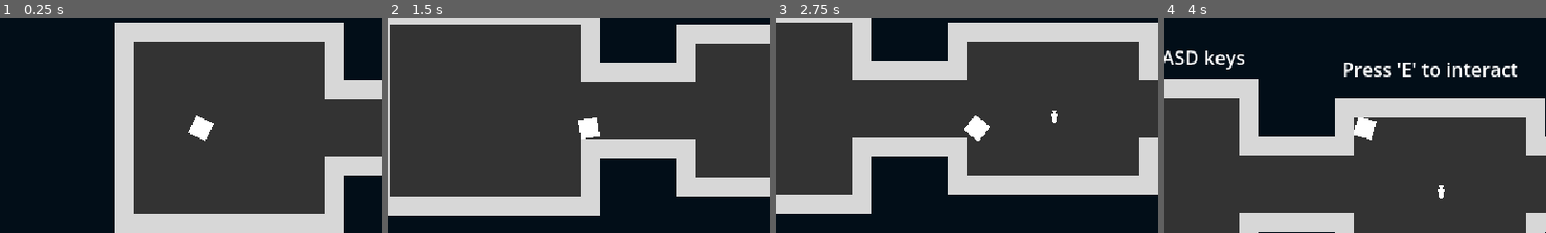
Above: before the commit, frames 1-4 (left to right).
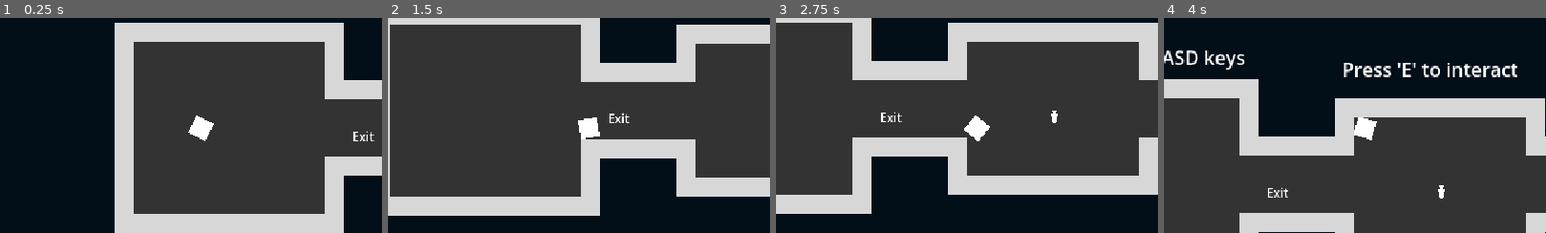
Above: after the commit, the same moments.

Repository: zMenta/Cubesh
Game: Godot game, scene res://main/main.tscn
Two runs of this game, one before a commit and one after it. Both use one fixed random seed, a clock stepped at 60 frames per second and the inputs below.
Inputs (mouse positions are % of the whole screen's width and height, from its top left):
- Up to frame 1 (0.25 s): no input
- Up to frame 2 (1.5 s): tap E (interact) at 0.5, 1.25 s; move the mouse to (72, 45) at 0.52 s; hold D (right) 0.53-1.28 s; click (72, 45) at 0.6 s; move the mouse to (30, 55) at 1.27 s; hold S (down) from 1.28 s (still down); tap Space (dodge) at 1.35 s
- Up to frame 3 (2.75 s): tap E (interact) at 2, 2.1 s; move the mouse to (60, 28) at 2.02 s; release S (down) at 2.03 s; hold D (right) from 2.03 s (still down)
- Up to frame 4 (4 s): tap E (interact) at 2.75, 3.5 s; move the mouse to (45, 70) at 2.77 s; release D (right) at 2.78 s; hold W (up) 2.78-3.53 s; click (45, 70) at 2.85 s; move the mouse to (80, 65) at 3.52 s; hold A (left) from 3.53 s (still down); tap Space (dodge) at 3.6 s
The pictures show only the part of the screen within x 24-74%, y 24-74%; the shares and areas given below are measured in that part.

The runs differ from the first frame. In frame 1, 0.1% of the frame differs, in the area x 92-98%, y 52-58%; in frame 2, 0.1%; in frame 3, 0.1%; in frame 4, 0.1%, in the area x 27-33%, y 78-84%.

Commit message:
created portal_spawner

Diff:
--- a/common/autoloads/gamestate.gd
+++ b/common/autoloads/gamestate.gd
@@ -9,3 +9,4 @@
 signal health_changed(new_value: int)
 signal stamina_changed(new_value: int)
 signal create_annoucement(text: String)
+signal spawn_teleporter()
--- a/main/main.tscn
+++ b/main/main.tscn
@@ -16,6 +16,7 @@
 [node name="Map" type="Node2D" parent="."]
 
 [node name="Map1_1" parent="Map" instance=ExtResource("4_pw1q7")]
+layer_3/tile_data = PackedInt32Array(917505, 1, 131072, 589837, 1, 131072, 131050, 1, 131072, 131009, 1, 65536, 458753, 1, 131072, 1245197, 1, 131072, 1966098, 1, 327680, 131017, 1, 327680)
 
 [node name="Player" parent="." instance=ExtResource("1_khuke")]
 
--- a/maps/map_1_1.tscn
+++ b/maps/map_1_1.tscn
@@ -7,7 +7,7 @@
 layer_0/tile_data = PackedInt32Array(65528, 0, 0, 65529, 0, 0, 65530, 0, 0, 65531, 0, 0, 65532, 0, 0, 65533, 0, 0, -3,  …(4639 unchanged characters)…
 layer_1/tile_data = PackedInt32Array(131071, 0, 65536, 196607, 0, 65536, 65536, 0, 65536, 131072, 0, 65536, 65537, 0, 6 …(21816 unchanged characters)…
 layer_2/tile_data = PackedInt32Array(1966093, 1, 262144)
-layer_3/tile_data = PackedInt32Array(917505, 1, 131072, 589837, 1, 131072, 1966099, 1, 196608, 131050, 1, 131072, 131009, 1, 65536, 458753, 1, 131072, 1245197, 1, 131072)
+layer_3/tile_data = PackedInt32Array(917505, 1, 131072, 589837, 1, 131072, 131050, 1, 131072, 131009, 1, 65536, 458753, 1, 131072, 1245197, 1, 131072, 1966098, 1, 327680)
 
 [node name="Label3" type="Label" parent="." index="0"]
 offset_left = -1061.0
--- /dev/null
+++ b/maps/props/portal_spawner/portal_spawner.gd
@@ -0,0 +1,10 @@
+extends Marker2D
+
+@export var portal_scene : PackedScene
+
+func _ready() -> void:
+	Gamestate.spawn_teleporter.connect(_spawn_portal)
+
+
+func _spawn_portal() -> void:
+	add_child(portal_scene.instantiate())
--- /dev/null
+++ b/maps/props/portal_spawner/portal_spawner.tscn
@@ -0,0 +1,16 @@
+[gd_scene load_steps=3 format=3 uid="uid://ci5b2mdcjvunl"]
+
+[ext_resource type="Script" path="res://maps/props/portal_spawner/portal_spawner.gd" id="1_7h7ad"]
+[ext_resource type="PackedScene" uid="uid://2v8odbjiw3vl" path="res://maps/props/map_exit/map_exit.tscn" id="2_wtkt0"]
+
+[node name="PortalSpawner" type="Marker2D"]
+gizmo_extents = 16.0
+script = ExtResource("1_7h7ad")
+portal_scene = ExtResource("2_wtkt0")
+
+[node name="Label" type="Label" parent="."]
+offset_left = -1.0
+offset_right = 41.0
+offset_bottom = 26.0
+theme_override_font_sizes/font_size = 10
+text = "Exit"
--- a/maps/tile_set.tres
+++ b/maps/tile_set.tres
@@ -1,10 +1,11 @@
-[gd_resource type="TileSet" load_steps=8 format=3 uid="uid://be6lbg8oclykt"]
+[gd_resource type="TileSet" load_steps=9 format=3 uid="uid://be6lbg8oclykt"]
 
 [ext_resource type="Texture2D" uid="uid://djmif1cdtrbmq" path="res://common/assets.png" id="1_8ok2m"]
 [ext_resource type="PackedScene" uid="uid://dldmj136mftgd" path="res://maps/props/player_teleporter/player_teleporter.tscn" id="2_whwjs"]
 [ext_resource type="PackedScene" uid="uid://bgeuskoeq4st3" path="res://maps/props/monster_spawner/monster_spawner.tscn" id="3_bcxk7"]
 [ext_resource type="PackedScene" uid="uid://2v8odbjiw3vl" path="res://maps/props/map_exit/map_exit.tscn" id="4_gdgk1"]
 [ext_resource type="PackedScene" uid="uid://byi5hmbuy05ui" path="res://maps/props/health_potion/health_potion.tscn" id="5_w8i76"]
+[ext_resource type="PackedScene" uid="uid://ci5b2mdcjvunl" path="res://maps/props/portal_spawner/portal_spawner.tscn" id="6_pbucq"]
 
 [sub_resource type="TileSetAtlasSource" id="TileSetAtlasSource_4je8h"]
 texture = ExtResource("1_8ok2m")
@@ -37,6 +38,7 @@
 scenes/2/scene = ExtResource("3_bcxk7")
 scenes/3/scene = ExtResource("4_gdgk1")
 scenes/4/scene = ExtResource("5_w8i76")
+scenes/5/scene = ExtResource("6_pbucq")
 
 [resource]
 physics_layer_0/collision_layer = 4
